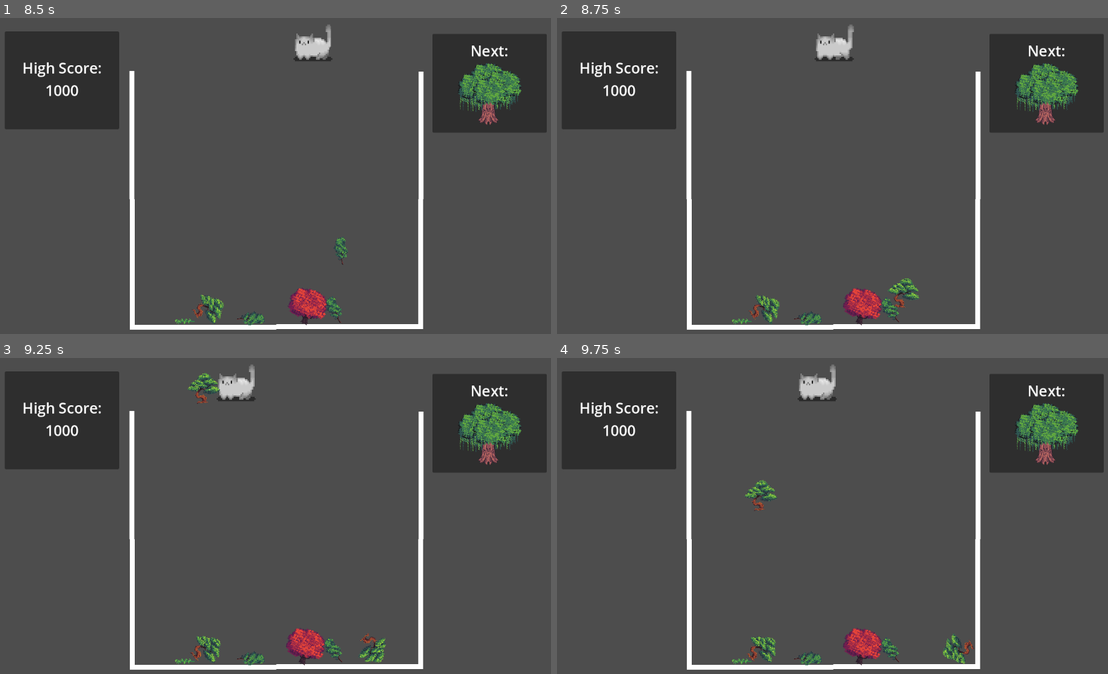
Above: before the commit, frames 1-4 (two rows, left to right).
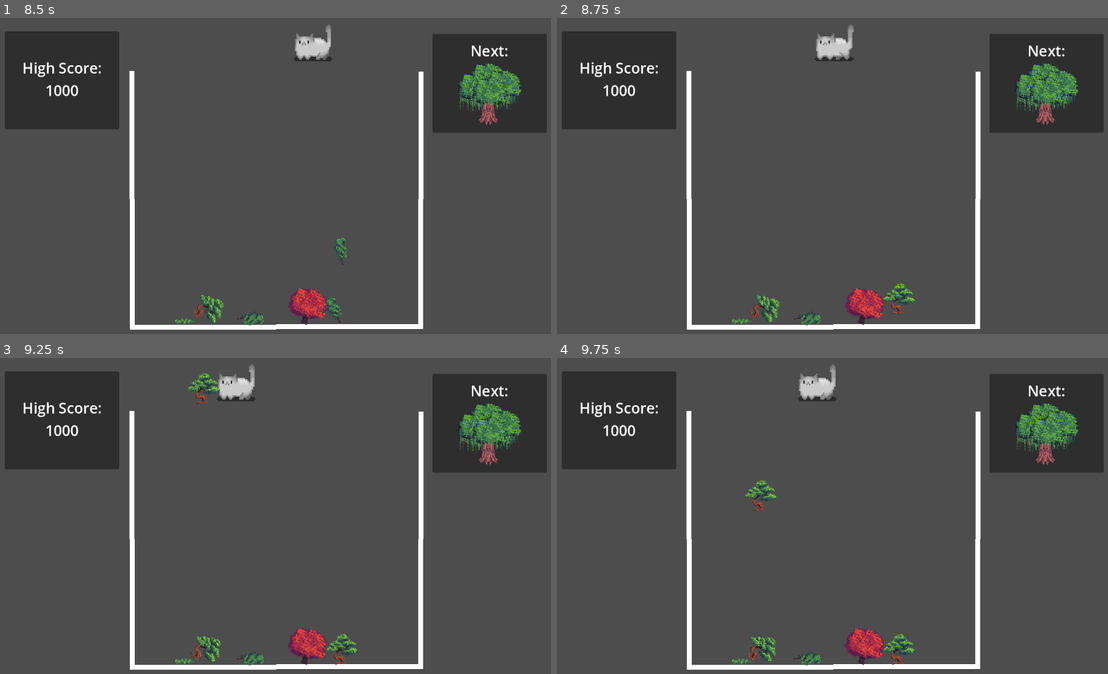
Above: after the commit, the same moments.

Repository: emilykrohn/TreeikaGame
Game: Godot game, scene res://Scenes/Game/main.tscn
Two runs of this game, one before a commit and one after it. Both use one fixed random seed, a clock stepped at 60 frames per second and the inputs below.
Inputs:
- Up to frame 1 (8.5 s): hold Right (ui_right) 0.53-1.28 s; tap Space (ui_select) at 0.77, 1.52, 3.02, 3.77, 4.52, 6.02, 6.77, 7.52 s; hold Left (ui_left) 1.28-2.03 s; hold Right (ui_right) 2.03-3.53 s; hold Left (ui_left) 3.53-5.78 s; hold Right (ui_right) 5.78-8.03 s; hold Left (ui_left) from 8.03 s (still down)
- Up to frame 2 (8.75 s): keep holding Left (ui_left)
- Up to frame 3 (9.25 s): keep holding Left (ui_left); tap Space (ui_select) at 9.02 s
- Up to frame 4 (9.75 s): release Left (ui_left) at 9.53 s; hold Right (ui_right) from 9.53 s (still down)

Frame 1 is identical in both runs. In frame 2, 0.8% of the frame differs, in the area x 51-66%, y 82-98%; in frame 3, 0.9%; in frame 4, 0.9%, in the area x 51-76%, y 85-98%.

Commit message:
Trees combine but not after first time
Sometimes it will combine after the first combine but other times it won't

Diff:
--- a/Scenes/Game/Trees/tree_1.tscn
+++ b/Scenes/Game/Trees/tree_1.tscn
@@ -10,7 +10,7 @@
 height = 41.4888
 
 [sub_resource type="RectangleShape2D" id="RectangleShape2D_edi2v"]
-size = Vector2(13.9463, 42.2764)
+size = Vector2(16.1599, 45.1774)
 
 [node name="Tree1" type="RigidBody2D"]
 rotation = -0.0876322
@@ -27,7 +27,7 @@
 [node name="Area2D" type="Area2D" parent="."]
 
 [node name="CollisionShape2D" type="CollisionShape2D" parent="Area2D"]
-position = Vector2(2.19094e-07, -0.0437596)
+position = Vector2(0.0437594, -0.202078)
 shape = SubResource("RectangleShape2D_edi2v")
 
 [connection signal="area_entered" from="Area2D" to="." method="_on_area_2d_area_entered"]
--- /dev/null
+++ b/Scenes/Game/Trees/tree_10.gd
@@ -0,0 +1,15 @@
+extends RigidBody2D
+
+var can_combine := false
+
+func _on_area_2d_body_entered(body):
+	if body.name == "Tree10" and can_combine:
+		var tree2 = preload("res://Scenes/Game/Trees/tree_11.tscn").instantiate()
+		tree2.call_deferred("set_position", position)
+		get_parent().call_deferred("add_child", tree2)
+		body.queue_free()
+		queue_free()
+
+func _on_area_2d_area_entered(area):
+	if area.name == "combine_area":
+		can_combine = true
--- a/Scenes/Game/Trees/tree_10.tscn
+++ b/Scenes/Game/Trees/tree_10.tscn
@@ -1,5 +1,6 @@
-[gd_scene load_steps=4 format=3 uid="uid://dj4qrrg2ig85h"]
+[gd_scene load_steps=6 format=3 uid="uid://dj4qrrg2ig85h"]
 
+[ext_resource type="Script" path="res://Scenes/Game/Trees/tree_10.gd" id="1_0dibb"]
 [ext_resource type="Texture2D" uid="uid://w10sjapnl30b" path="res://Art/Tree10.png" id="1_klwkp"]
 
 [sub_resource type="PhysicsMaterial" id="PhysicsMaterial_wn6e2"]
@@ -8,9 +9,14 @@
 radius = 92.2596
 height = 305.876
 
+[sub_resource type="CapsuleShape2D" id="CapsuleShape2D_tsfli"]
+radius = 112.27
+height = 343.663
+
 [node name="Tree10" type="RigidBody2D"]
 rotation = -0.0876322
 physics_material_override = SubResource("PhysicsMaterial_wn6e2")
+script = ExtResource("1_0dibb")
 
 [node name="Sprite2D" type="Sprite2D" parent="."]
 scale = Vector2(4.3, 4.3)
@@ -19,3 +25,12 @@
 [node name="CollisionShape2D" type="CollisionShape2D" parent="."]
 position = Vector2(4.45569, 6.41458)
 shape = SubResource("CapsuleShape2D_k63j7")
+
+[node name="Area2D" type="Area2D" parent="."]
+
+[node name="CollisionShape2D" type="CollisionShape2D" parent="Area2D"]
+position = Vector2(7.18162, 9.66563)
+shape = SubResource("CapsuleShape2D_tsfli")
+
+[connection signal="area_entered" from="Area2D" to="." method="_on_area_2d_area_entered"]
+[connection signal="body_entered" from="Area2D" to="." method="_on_area_2d_body_entered"]
--- a/Scenes/Game/Trees/tree_11.tscn
+++ b/Scenes/Game/Trees/tree_11.tscn
@@ -1,5 +1,6 @@
-[gd_scene load_steps=4 format=3 uid="uid://bu1v1ja5h35s2"]
+[gd_scene load_steps=6 format=3 uid="uid://bu1v1ja5h35s2"]
 
+[ext_resource type="Script" path="res://Scripts/Trees/tree_11.gd" id="1_hvkum"]
 [ext_resource type="Texture2D" uid="uid://ddodhjtk6cblk" path="res://Art/Tree11.png" id="1_nii8j"]
 
 [sub_resource type="PhysicsMaterial" id="PhysicsMaterial_wn6e2"]
@@ -7,9 +8,13 @@
 [sub_resource type="CircleShape2D" id="CircleShape2D_2tdgv"]
 radius = 133.375
 
+[sub_resource type="CircleShape2D" id="CircleShape2D_rgwci"]
+radius = 150.96
+
 [node name="Tree11" type="RigidBody2D"]
 rotation = -0.0876322
 physics_material_override = SubResource("PhysicsMaterial_wn6e2")
+script = ExtResource("1_hvkum")
 
 [node name="Sprite2D" type="Sprite2D" parent="."]
 texture = ExtResource("1_nii8j")
@@ -17,3 +22,11 @@
 [node name="CollisionShape2D" type="CollisionShape2D" parent="."]
 position = Vector2(0.558562, 5.06833)
 shape = SubResource("CircleShape2D_2tdgv")
+
+[node name="Area2D" type="Area2D" parent="."]
+
+[node name="CollisionShape2D" type="CollisionShape2D" parent="Area2D"]
+shape = SubResource("CircleShape2D_rgwci")
+
+[connection signal="area_entered" from="Area2D" to="." method="_on_area_2d_area_entered"]
+[connection signal="body_entered" from="Area2D" to="." method="_on_area_2d_body_entered"]
--- a/Scenes/Game/Trees/tree_2.tscn
+++ b/Scenes/Game/Trees/tree_2.tscn
@@ -10,7 +10,7 @@
 height = 59.9448
 
 [sub_resource type="RectangleShape2D" id="RectangleShape2D_4r0m0"]
-size = Vector2(30.8732, 59.932)
+size = Vector2(30.3225, 64.2795)
 
 [node name="Tree2" type="RigidBody2D"]
 rotation = -0.0876322
@@ -27,7 +27,7 @@
 [node name="Area2D" type="Area2D" parent="."]
 
 [node name="CollisionShape2D" type="CollisionShape2D" parent="Area2D"]
-position = Vector2(0.0437603, -0.498081)
+position = Vector2(0.319126, -0.31664)
 shape = SubResource("RectangleShape2D_4r0m0")
 
 [connection signal="area_entered" from="Area2D" to="." method="_on_area_2d_area_entered"]
--- a/Scenes/Game/Trees/tree_3.tscn
+++ b/Scenes/Game/Trees/tree_3.tscn
@@ -1,5 +1,6 @@
-[gd_scene load_steps=4 format=3 uid="uid://d22tsriff1qqj"]
+[gd_scene load_steps=6 format=3 uid="uid://d22tsriff1qqj"]
 
+[ext_resource type="Script" path="res://Scripts/Trees/tree_3.gd" id="1_18bh6"]
 [ext_resource type="Texture2D" uid="uid://dmlfy4xkq86wd" path="res://Art/Tree3.png" id="1_qre55"]
 
 [sub_resource type="PhysicsMaterial" id="PhysicsMaterial_wn6e2"]
@@ -7,9 +8,13 @@
 [sub_resource type="CircleShape2D" id="CircleShape2D_2736k"]
 radius = 31.257
 
+[sub_resource type="CircleShape2D" id="CircleShape2D_d8fhr"]
+radius = 36.0139
+
 [node name="Tree3" type="RigidBody2D"]
 rotation = -0.0876322
 physics_material_override = SubResource("PhysicsMaterial_wn6e2")
+script = ExtResource("1_18bh6")
 
 [node name="Sprite2D" type="Sprite2D" parent="."]
 scale = Vector2(0.4, 0.4)
@@ -17,3 +22,11 @@
 
 [node name="CollisionShape2D" type="CollisionShape2D" parent="."]
 shape = SubResource("CircleShape2D_2736k")
+
+[node name="Area2D" type="Area2D" parent="."]
+
+[node name="CollisionShape2D" type="CollisionShape2D" parent="Area2D"]
+shape = SubResource("CircleShape2D_d8fhr")
+
+[connection signal="area_entered" from="Area2D" to="." method="_on_area_2d_area_entered"]
+[connection signal="body_entered" from="Area2D" to="." method="_on_area_2d_body_entered"]
--- a/Scenes/Game/Trees/tree_4.tscn
+++ b/Scenes/Game/Trees/tree_4.tscn
@@ -1,5 +1,6 @@
-[gd_scene load_steps=4 format=3 uid="uid://oqwll50velc6"]
+[gd_scene load_steps=6 format=3 uid="uid://oqwll50velc6"]
 
+[ext_resource type="Script" path="res://Scripts/Trees/tree_4.gd" id="1_2ko5l"]
 [ext_resource type="Texture2D" uid="uid://2abe4b1p3mf5" path="res://Art/Tree4.png" id="1_leeew"]
 
 [sub_resource type="PhysicsMaterial" id="PhysicsMaterial_wn6e2"]
@@ -7,9 +8,13 @@
 [sub_resource type="CircleShape2D" id="CircleShape2D_2736k"]
 radius = 36.2215
 
+[sub_resource type="CircleShape2D" id="CircleShape2D_dtch7"]
+radius = 44.1814
+
 [node name="Tree4" type="RigidBody2D"]
 rotation = -0.0876322
 physics_material_override = SubResource("PhysicsMaterial_wn6e2")
+script = ExtResource("1_2ko5l")
 
 [node name="Sprite2D" type="Sprite2D" parent="."]
 scale = Vector2(0.5, 0.5)
@@ -17,3 +22,11 @@
 
 [node name="CollisionShape2D" type="CollisionShape2D" parent="."]
 shape = SubResource("CircleShape2D_2736k")
+
+[node name="Area2D" type="Area2D" parent="."]
+
+[node name="CollisionShape2D" type="CollisionShape2D" parent="Area2D"]
+shape = SubResource("CircleShape2D_dtch7")
+
+[connection signal="area_entered" from="Area2D" to="." method="_on_area_2d_area_entered"]
+[connection signal="body_entered" from="Area2D" to="." method="_on_area_2d_body_entered"]
--- a/Scenes/Game/Trees/tree_5.tscn
+++ b/Scenes/Game/Trees/tree_5.tscn
@@ -1,5 +1,6 @@
-[gd_scene load_steps=4 format=3 uid="uid://bwnn1a04qs5dl"]
+[gd_scene load_steps=6 format=3 uid="uid://bwnn1a04qs5dl"]
 
+[ext_resource type="Script" path="res://Scripts/Trees/tree_5.gd" id="1_atdir"]
 [ext_resource type="Texture2D" uid="uid://bs0u4kri0mkvw" path="res://Art/Tree5.png" id="1_ygcsw"]
 
 [sub_resource type="PhysicsMaterial" id="PhysicsMaterial_wn6e2"]
@@ -7,9 +8,13 @@
 [sub_resource type="CircleShape2D" id="CircleShape2D_2736k"]
 radius = 68.0074
 
+[sub_resource type="CircleShape2D" id="CircleShape2D_h0t0q"]
+radius = 76.7919
+
 [node name="Tree5" type="RigidBody2D"]
 rotation = -0.0876322
 physics_material_override = SubResource("PhysicsMaterial_wn6e2")
+script = ExtResource("1_atdir")
 
 [node name="Sprite2D" type="Sprite2D" parent="."]
 scale = Vector2(0.6, 0.6)
@@ -17,3 +22,11 @@
 
 [node name="CollisionShape2D" type="CollisionShape2D" parent="."]
 shape = SubResource("CircleShape2D_2736k")
+
+[node name="Area2D" type="Area2D" parent="."]
+
+[node name="CollisionShape2D" type="CollisionShape2D" parent="Area2D"]
+shape = SubResource("CircleShape2D_h0t0q")
+
+[connection signal="area_entered" from="Area2D" to="." method="_on_area_2d_area_entered"]
+[connection signal="body_entered" from="Area2D" to="." method="_on_area_2d_body_entered"]
--- /dev/null
+++ b/Scenes/Game/Trees/tree_6.gd
@@ -0,0 +1,15 @@
+extends RigidBody2D
+
+var can_combine := false
+
+func _on_area_2d_body_entered(body):
+	if body.name == "Tree6" and can_combine:
+		var tree2 = preload("res://Scenes/Game/Trees/tree_7.tscn").instantiate()
+		tree2.call_deferred("set_position", position)
+		get_parent().call_deferred("add_child", tree2)
+		body.queue_free()
+		queue_free()
+
+func _on_area_2d_area_entered(area):
+	if area.name == "combine_area":
+		can_combine = true
--- a/Scenes/Game/Trees/tree_6.tscn
+++ b/Scenes/Game/Trees/tree_6.tscn
@@ -1,6 +1,7 @@
-[gd_scene load_steps=4 format=3 uid="uid://bx36db0cgldq7"]
+[gd_scene load_steps=6 format=3 uid="uid://bx36db0cgldq7"]
 
 [ext_resource type="Texture2D" uid="uid://du76l3xubyv2k" path="res://Art/Tree6.png" id="1_2nh5h"]
+[ext_resource type="Script" path="res://Scenes/Game/Trees/tree_6.gd" id="1_futin"]
 
 [sub_resource type="PhysicsMaterial" id="PhysicsMaterial_wn6e2"]
 
@@ -8,9 +9,14 @@
 radius = 56.5569
 height = 169.325
 
+[sub_resource type="CapsuleShape2D" id="CapsuleShape2D_2q012"]
+radius = 73.0031
+height = 213.704
+
 [node name="Tree6" type="RigidBody2D"]
 rotation = -0.0876322
 physics_material_override = SubResource("PhysicsMaterial_wn6e2")
+script = ExtResource("1_futin")
 
 [node name="Sprite2D" type="Sprite2D" parent="."]
 scale = Vector2(1.5, 1.5)
@@ -20,3 +26,12 @@
 position = Vector2(8.61538, 4.77233)
 rotation = -0.077854
 shape = SubResource("CapsuleShape2D_k63j7")
+
+[node name="Area2D" type="Area2D" parent="."]
+
+[node name="CollisionShape2D" type="CollisionShape2D" parent="Area2D"]
+position = Vector2(10.9578, 0.962721)
+shape = SubResource("CapsuleShape2D_2q012")
+
+[connection signal="area_entered" from="Area2D" to="." method="_on_area_2d_area_entered"]
+[connection signal="body_entered" from="Area2D" to="." method="_on_area_2d_body_entered"]
--- a/Scenes/Game/Trees/tree_7.tscn
+++ b/Scenes/Game/Trees/tree_7.tscn
@@ -1,6 +1,7 @@
-[gd_scene load_steps=4 format=3 uid="uid://3bji1pd7h2cf"]
+[gd_scene load_steps=6 format=3 uid="uid://3bji1pd7h2cf"]
 
 [ext_resource type="Texture2D" uid="uid://bxyffvbkmju3x" path="res://Art/Tree7.png" id="1_d0b5k"]
+[ext_resource type="Script" path="res://Scripts/Trees/tree_7.gd" id="1_ypc5p"]
 
 [sub_resource type="PhysicsMaterial" id="PhysicsMaterial_wn6e2"]
 
@@ -8,9 +9,14 @@
 radius = 75.1498
 height = 222.548
 
+[sub_resource type="CapsuleShape2D" id="CapsuleShape2D_a7pwx"]
+radius = 86.5786
+height = 246.806
+
 [node name="Tree7" type="RigidBody2D"]
 rotation = -0.0876322
 physics_material_override = SubResource("PhysicsMaterial_wn6e2")
+script = ExtResource("1_ypc5p")
 
 [node name="Sprite2D" type="Sprite2D" parent="."]
 scale = Vector2(1.5, 1.5)
@@ -19,3 +25,12 @@
 [node name="CollisionShape2D" type="CollisionShape2D" parent="."]
 position = Vector2(7.18162, 9.66562)
 shape = SubResource("CapsuleShape2D_k63j7")
+
+[node name="Area2D" type="Area2D" parent="."]
+
+[node name="CollisionShape2D" type="CollisionShape2D" parent="Area2D"]
+position = Vector2(6.18546, 9.5781)
+shape = SubResource("CapsuleShape2D_a7pwx")
+
+[connection signal="area_entered" from="Area2D" to="." method="_on_area_2d_area_entered"]
+[connection signal="body_entered" from="Area2D" to="." method="_on_area_2d_body_entered"]
--- /dev/null
+++ b/Scenes/Game/Trees/tree_8.gd
@@ -0,0 +1,15 @@
+extends RigidBody2D
+
+var can_combine := false
+
+func _on_area_2d_body_entered(body):
+	if body.name == "Tree8" and can_combine:
+		var tree2 = preload("res://Scenes/Game/Trees/tree_9.tscn").instantiate()
+		tree2.call_deferred("set_position", position)
+		get_parent().call_deferred("add_child", tree2)
+		body.queue_free()
+		queue_free()
+
+func _on_area_2d_area_entered(area):
+	if area.name == "combine_area":
+		can_combine = true
--- a/Scenes/Game/Trees/tree_8.tscn
+++ b/Scenes/Game/Trees/tree_8.tscn
@@ -1,6 +1,7 @@
-[gd_scene load_steps=4 format=3 uid="uid://dgvfm5x5tce3a"]
+[gd_scene load_steps=6 format=3 uid="uid://dgvfm5x5tce3a"]
 
 [ext_resource type="Texture2D" uid="uid://cjdxowxg55mhd" path="res://Art/Tree8.png" id="1_5jqhf"]
+[ext_resource type="Script" path="res://Scenes/Game/Trees/tree_8.gd" id="1_21fh0"]
 
 [sub_resource type="PhysicsMaterial" id="PhysicsMaterial_wn6e2"]
 
@@ -8,9 +9,14 @@
 radius = 71.6903
 height = 277.108
 
+[sub_resource type="CapsuleShape2D" id="CapsuleShape2D_xq8ek"]
+radius = 81.3018
+height = 304.934
+
 [node name="Tree8" type="RigidBody2D"]
 rotation = -0.0876322
 physics_material_override = SubResource("PhysicsMaterial_wn6e2")
+script = ExtResource("1_21fh0")
 
 [node name="Sprite2D" type="Sprite2D" parent="."]
 scale = Vector2(1.5, 1.5)
@@ -19,3 +25,11 @@
 [node name="CollisionShape2D" type="CollisionShape2D" parent="."]
 position = Vector2(-0.26256, 2.98849)
 shape = SubResource("CapsuleShape2D_k63j7")
+
+[node name="Area2D" type="Area2D" parent="."]
+
+[node name="CollisionShape2D" type="CollisionShape2D" parent="Area2D"]
+shape = SubResource("CapsuleShape2D_xq8ek")
+
+[connection signal="area_entered" from="Area2D" to="." method="_on_area_2d_area_entered"]
+[connection signal="body_entered" from="Area2D" to="." method="_on_area_2d_body_entered"]
--- a/Scenes/Game/Trees/tree_9.tscn
+++ b/Scenes/Game/Trees/tree_9.tscn
@@ -1,5 +1,6 @@
-[gd_scene load_steps=4 format=3 uid="uid://e1x17qr14y0d"]
+[gd_scene load_steps=6 format=3 uid="uid://e1x17qr14y0d"]
 
+[ext_resource type="Script" path="res://Scripts/Trees/tree_9.gd" id="1_aaf5e"]
 [ext_resource type="Texture2D" uid="uid://djd4s3ptdko7w" path="res://Art/Tree9.png" id="1_p6b2o"]
 
 [sub_resource type="PhysicsMaterial" id="PhysicsMaterial_wn6e2"]
@@ -8,9 +9,14 @@
 radius = 49.7747
 height = 306.751
 
+[sub_resource type="CapsuleShape2D" id="CapsuleShape2D_fvlvi"]
+radius = 61.0285
+height = 342.788
+
 [node name="Tree9" type="RigidBody2D"]
 rotation = -0.0876322
 physics_material_override = SubResource("PhysicsMaterial_wn6e2")
+script = ExtResource("1_aaf5e")
 
 [node name="Sprite2D" type="Sprite2D" parent="."]
 scale = Vector2(2.1, 2.1)
@@ -19,3 +25,11 @@
 [node name="CollisionShape2D" type="CollisionShape2D" parent="."]
 position = Vector2(-2.25489, 2.81345)
 shape = SubResource("CapsuleShape2D_k63j7")
+
+[node name="Area2D" type="Area2D" parent="."]
+
+[node name="CollisionShape2D" type="CollisionShape2D" parent="Area2D"]
+shape = SubResource("CapsuleShape2D_fvlvi")
+
+[connection signal="area_entered" from="Area2D" to="." method="_on_area_2d_area_entered"]
+[connection signal="body_entered" from="Area2D" to="." method="_on_area_2d_body_entered"]
--- /dev/null
+++ b/Scripts/Trees/Node.gd
@@ -0,0 +1,16 @@
+extends Node
+
+var can_combine := false
+
+func _on_area_2d_body_entered(body):
+	if body.name == "Tree1" and can_combine:
+		print("tree1")
+		var tree2 = preload("res://Scenes/Game/Trees/tree_2.tscn").instantiate()
+		tree2.call_deferred("set_position", get_parent().position)
+		get_parent().call_deferred("add_child", tree2)
+		body.queue_free()
+		queue_free()
+
+func _on_area_2d_area_entered(area):
+	if area.name == "combine_area":
+		can_combine = true
--- /dev/null
+++ b/Scripts/Trees/tree_11.gd
@@ -0,0 +1,12 @@
+extends RigidBody2D
+
+var can_combine := false
+
+func _on_area_2d_body_entered(body):
+	if body.name == "Tree1" and can_combine:
+		body.queue_free()
+		queue_free()
+
+func _on_area_2d_area_entered(area):
+	if area.name == "combine_area":
+		can_combine = true
--- a/Scripts/Trees/tree_2.gd
+++ b/Scripts/Trees/tree_2.gd
@@ -4,11 +4,12 @@
 
 func _on_area_2d_body_entered(body):
 	if body.name == "Tree2" and can_combine:
-		print("tree2entered")
 		var tree3 = preload("res://Scenes/Game/Trees/tree_3.tscn").instantiate()
 		tree3.call_deferred("set_position", position)
 		get_parent().call_deferred("add_child", tree3)
+		body.queue_free()
 		queue_free()
 
 func _on_area_2d_area_entered(area):
-	can_combine = true
+	if area.name == "combine_area":
+		can_combine = true
--- /dev/null
+++ b/Scripts/Trees/tree_3.gd
@@ -0,0 +1,15 @@
+extends RigidBody2D
+
+var can_combine := false
+
+func _on_area_2d_body_entered(body):
+	if body.name == "Tree3" and can_combine:
+		var tree2 = preload("res://Scenes/Game/Trees/tree_4.tscn").instantiate()
+		tree2.call_deferred("set_position", position)
+		get_parent().call_deferred("add_child", tree2)
+		body.queue_free()
+		queue_free()
+
+func _on_area_2d_area_entered(area):
+	if area.name == "combine_area":
+		can_combine = true
--- /dev/null
+++ b/Scripts/Trees/tree_4.gd
@@ -0,0 +1,15 @@
+extends RigidBody2D
+
+var can_combine := false
+
+func _on_area_2d_body_entered(body):
+	if body.name == "Tree4" and can_combine:
+		var tree2 = preload("res://Scenes/Game/Trees/tree_5.tscn").instantiate()
+		tree2.call_deferred("set_position", position)
+		get_parent().call_deferred("add_child", tree2)
+		body.queue_free()
+		queue_free()
+
+func _on_area_2d_area_entered(area):
+	if area.name == "combine_area":
+		can_combine = true
--- /dev/null
+++ b/Scripts/Trees/tree_5.gd
@@ -0,0 +1,15 @@
+extends RigidBody2D
+
+var can_combine := false
+
+func _on_area_2d_body_entered(body):
+	if body.name == "Tree5" and can_combine:
+		var tree2 = preload("res://Scenes/Game/Trees/tree_6.tscn").instantiate()
+		tree2.call_deferred("set_position", position)
+		get_parent().call_deferred("add_child", tree2)
+		body.queue_free()
+		queue_free()
+
+func _on_area_2d_area_entered(area):
+	if area.name == "combine_area":
+		can_combine = true
--- /dev/null
+++ b/Scripts/Trees/tree_7.gd
@@ -0,0 +1,15 @@
+extends RigidBody2D
+
+var can_combine := false
+
+func _on_area_2d_body_entered(body):
+	if body.name == "Tree7" and can_combine:
+		var tree2 = preload("res://Scenes/Game/Trees/tree_8.tscn").instantiate()
+		tree2.call_deferred("set_position", position)
+		get_parent().call_deferred("add_child", tree2)
+		body.queue_free()
+		queue_free()
+
+func _on_area_2d_area_entered(area):
+	if area.name == "combine_area":
+		can_combine = true
--- /dev/null
+++ b/Scripts/Trees/tree_9.gd
@@ -0,0 +1,15 @@
+extends RigidBody2D
+
+var can_combine := false
+
+func _on_area_2d_body_entered(body):
+	if body.name == "Tree9" and can_combine:
+		var tree2 = preload("res://Scenes/Game/Trees/tree_10.tscn").instantiate()
+		tree2.call_deferred("set_position", position)
+		get_parent().call_deferred("add_child", tree2)
+		body.queue_free()
+		queue_free()
+
+func _on_area_2d_area_entered(area):
+	if area.name == "combine_area":
+		can_combine = true
--- a/Scripts/main.gd
+++ b/Scripts/main.gd
@@ -7,5 +7,5 @@
 
 
 # Called every frame. 'delta' is the elapsed time since the previous frame.
-func _process(delta):
+func _process(_delta):
 	pass
